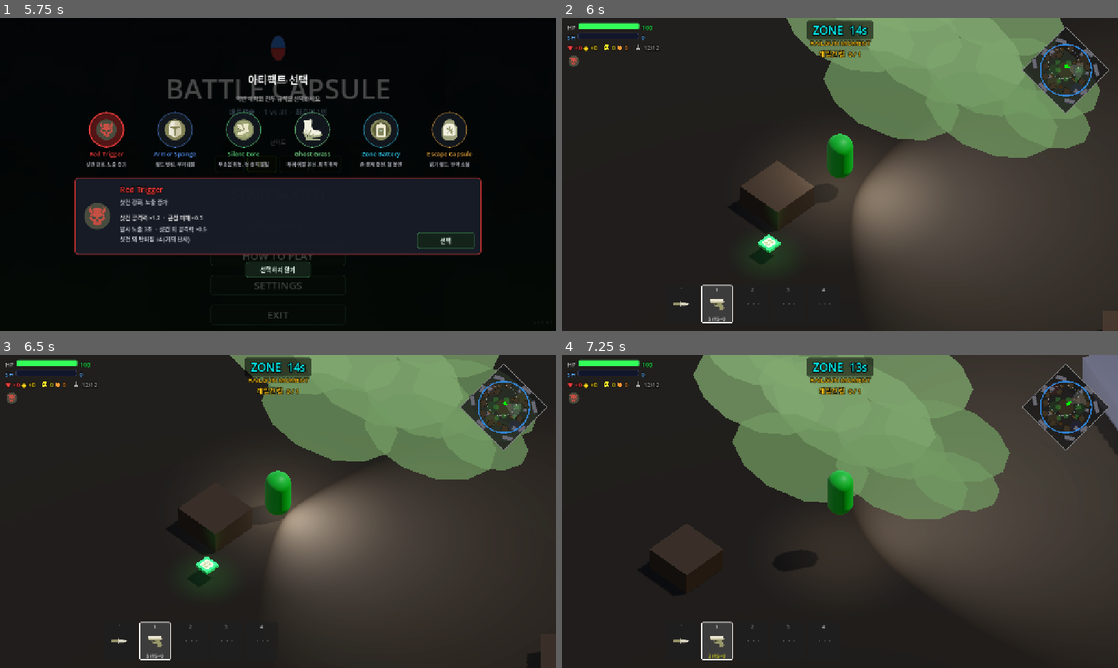
Above: before the commit, frames 1-4 (two rows, left to right).
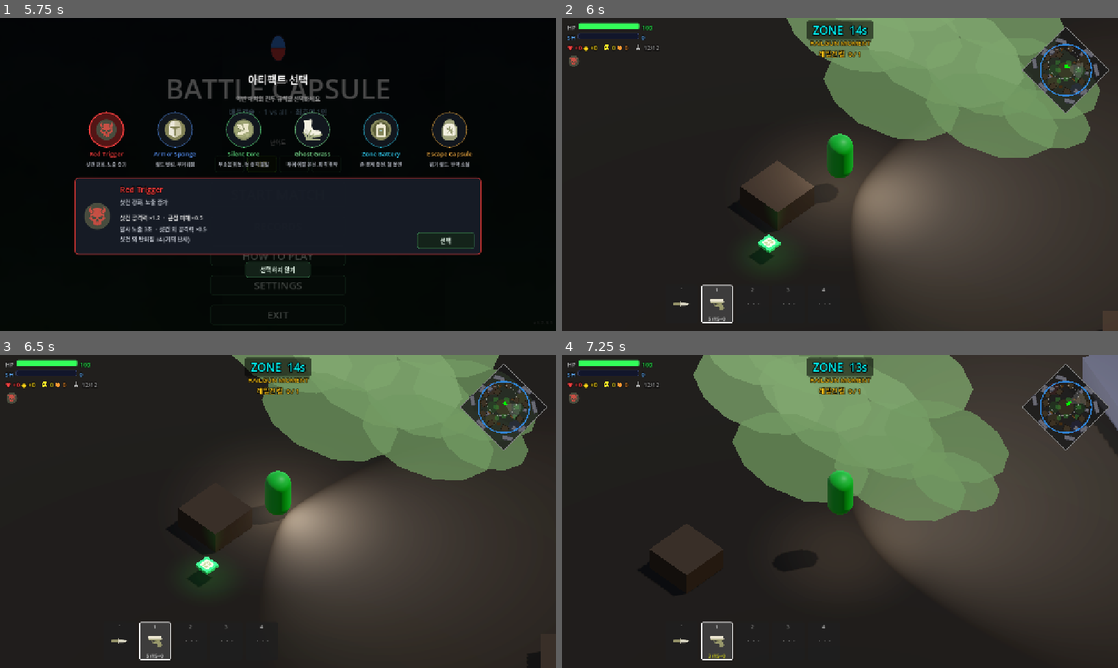
Above: after the commit, the same moments.

Repository: Kyulhee/battle-capsule
Game: Godot game, scene res://src/Main.tscn
The game is run twice, just before and just after one commit, with the same random seed, the same clock (stepped at 60 frames per second) and the same inputs.
Inputs (mouse positions are in pixels of both pictures, inside the frame that each line leads up to):
- Up to frame 1 (5.75 s): click "START MATCH" at 0.5 s; click "START MATCH" at 1.25 s; click "쉬움" at 2 s; click "보통" at 2.75 s; click "어려움" at 3.5 s; click "지옥" at 4.25 s; click "RECORDS" at 5 s
- Up to frame 2 (6 s): click "선택" at 5.75 s
- Up to frame 3 (6.5 s): no input
- Up to frame 4 (7.25 s): tap Enter at 6.5 s; move the mouse to (962, 495) at 6.52 s; press the mouse at (962, 495) at 6.53 s; hold D (ui_right) from 6.53 s (still down); tap Space at 6.77 s

Frame 1 is identical in both runs. In frame 2, 0.1% of the frame differs, in the area x 41-88%, y 0-45%; in frame 3, 0.2%, in the area x 41-95%, y 0-40%; in frame 4, 0.2%.
Error in both runs: Left operand of 'is' is a previously freed instance. (res://src/entities/bot/Bot.gd:1277)

Commit message:
report first acquisition zone context

Diff:
--- a/src/core/Telemetry.gd
+++ b/src/core/Telemetry.gd
@@ -190,6 +190,17 @@
 			"first_target_acquisition_route_band": "none",
 			"first_target_acquisition_nearest_poi_role": "none",
 			"first_target_acquisition_nearest_route_role": "none",
+			"first_target_acquisition_self_poi_role": "none",
+			"first_target_acquisition_self_poi_band": "none",
+			"first_target_acquisition_self_route_role": "none",
+			"first_target_acquisition_self_route_band": "none",
+			"first_target_acquisition_self_nearest_poi_role": "none",
+			"first_target_acquisition_self_nearest_route_role": "none",
+			"first_target_acquisition_spawn_age": -1.0,
+			"first_target_acquisition_zone_distance": -1.0,
+			"first_target_acquisition_zone_radius": -1.0,
+			"first_target_acquisition_zone_ratio": -1.0,
+			"first_target_acquisition_zone_status": "unknown",
 			"first_objective_interrupt_time": -1.0,
 			"first_objective_interrupt_enemy_distance": -1.0,
 			"first_objective_interrupt_objective_distance": -1.0,
@@ -797,7 +808,9 @@
 	source_name: String,
 	state_name: String,
 	target_context: Dictionary,
-	distance: float
+	distance: float,
+	self_context: Dictionary = {},
+	acquisition_context: Dictionary = {}
 ):
 	if not match_in_progress or not _g("doctrine"): return
 	var source_key = source_name.strip_edges().to_lower()
@@ -809,6 +822,9 @@
 	var poi_band := _poi_distance_band(target_context)
 	var route_band := _route_distance_band(target_context)
 	var nearest_route_role := _nearest_route_role_key(target_context, route_band)
+	var self_poi_band := _poi_distance_band(self_context)
+	var self_route_band := _route_distance_band(self_context)
+	var self_nearest_route_role := _nearest_route_role_key(self_context, self_route_band)
 	if _g("pacing") and float(metrics.pacing.first_target_acquisition_time) < 0.0:
 		metrics.pacing.first_target_acquisition_time = _elapsed_seconds()
 		metrics.pacing.first_target_acquisition_source = source_key
@@ -820,6 +836,17 @@
 		metrics.pacing.first_target_acquisition_route_band = route_band
 		metrics.pacing.first_target_acquisition_nearest_poi_role = String(target_context.get("nearest_poi_role", "none"))
 		metrics.pacing.first_target_acquisition_nearest_route_role = nearest_route_role
+		metrics.pacing.first_target_acquisition_self_poi_role = String(self_context.get("poi_role", "none"))
+		metrics.pacing.first_target_acquisition_self_poi_band = self_poi_band
+		metrics.pacing.first_target_acquisition_self_route_role = String(self_context.get("route_role", "none"))
+		metrics.pacing.first_target_acquisition_self_route_band = self_route_band
+		metrics.pacing.first_target_acquisition_self_nearest_poi_role = String(self_context.get("nearest_poi_role", "none"))
+		metrics.pacing.first_target_acquisition_self_nearest_route_role = self_nearest_route_role
+		metrics.pacing.first_target_acquisition_spawn_age = float(acquisition_context.get("spawn_age", -1.0))
+		metrics.pacing.first_target_acquisition_zone_distance = float(acquisition_context.get("zone_distance", -1.0))
+		metrics.pacing.first_target_acquisition_zone_radius = float(acquisition_context.get("zone_radius", -1.0))
+		metrics.pacing.first_target_acquisition_zone_ratio = float(acquisition_context.get("zone_ratio", -1.0))
+		metrics.pacing.first_target_acquisition_zone_status = _normalized_key(String(acquisition_context.get("zone_status", "unknown")), "unknown")
 	_add_bucket_value(metrics.doctrine.target_acquisition_by_source, source_key, 1.0)
 	_add_nested_bucket_value(
 		metrics.doctrine.target_acquisition_state_by_source,
--- a/src/entities/bot/Bot.gd
+++ b/src/entities/bot/Bot.gd
@@ -2023,6 +2023,37 @@
 		return
 	state_timer = 0.0
 
+func _target_acquisition_runtime_context() -> Dictionary:
+	var context := {
+		"spawn_age": _spawn_age,
+		"zone_distance": -1.0,
+		"zone_radius": -1.0,
+		"zone_ratio": -1.0,
+		"zone_status": "unknown",
+	}
+	var main = get_tree().root.get_node_or_null("Main")
+	if not main:
+		return context
+	var zone = main.get("zone")
+	if zone == null:
+		return context
+	var zone_center: Vector2 = zone.current_center
+	var zone_radius := float(zone.current_radius)
+	var self_2d := Vector2(global_position.x, global_position.z)
+	var zone_distance := self_2d.distance_to(zone_center)
+	context["zone_distance"] = zone_distance
+	context["zone_radius"] = zone_radius
+	if zone_radius > 0.0:
+		var zone_ratio := zone_distance / zone_radius
+		context["zone_ratio"] = zone_ratio
+		if zone_distance > zone_radius:
+			context["zone_status"] = "outside"
+		elif zone_ratio >= 0.75:
+			context["zone_status"] = "edge"
+		else:
+			context["zone_status"] = "inside"
+	return context
+
 func _log_target_acquisition(source_name: String, enemy: Entity):
 	if not has_node("/root/Telemetry") or not is_instance_valid(enemy):
 		return
@@ -2034,7 +2065,9 @@
 		source_name,
 		State.keys()[current_state],
 		_strategic_position_context(enemy.global_position),
-		global_position.distance_to(enemy.global_position)
+		global_position.distance_to(enemy.global_position),
+		_strategic_position_context(global_position),
+		_target_acquisition_runtime_context()
 	)
 
 # ─── HELPERS ─────────────────────────────────────────────────────────────────
--- a/tools/verify_pacing_telemetry.gd
+++ b/tools/verify_pacing_telemetry.gd
@@ -46,7 +46,22 @@
 			"nearest_route_role": "primary_choke",
 			"nearest_route_edge_distance": 3.5,
 		},
-		18.5
+		18.5,
+		{
+			"poi_role": "recovery_pocket",
+			"nearest_poi_role": "recovery_pocket",
+			"nearest_poi_edge_distance": 0.0,
+			"route_role": "flank",
+			"nearest_route_role": "flank",
+			"nearest_route_edge_distance": 0.0,
+		},
+		{
+			"spawn_age": 3.25,
+			"zone_distance": 82.0,
+			"zone_radius": 100.0,
+			"zone_ratio": 0.82,
+			"zone_status": "edge",
+		}
 	)
 	tel.log_doctrine_objective_enemy_interrupt(
 		"AGGRESSIVE",
@@ -137,6 +152,30 @@
 	if String(pacing.first_target_acquisition_nearest_route_role) != "primary_choke":
 		tel.free()
 		return _fail("Pacing did not record first target acquisition nearest route role.")
+	if String(pacing.first_target_acquisition_self_poi_role) != "recovery_pocket":
+		tel.free()
+		return _fail("Pacing did not record first target acquisition self POI role.")
+	if String(pacing.first_target_acquisition_self_poi_band) != "inside":
+		tel.free()
+		return _fail("Pacing did not record first target acquisition self POI band.")
+	if String(pacing.first_target_acquisition_self_route_role) != "flank":
+		tel.free()
+		return _fail("Pacing did not record first target acquisition self route role.")
+	if String(pacing.first_target_acquisition_self_route_band) != "on_route":
+		tel.free()
+		return _fail("Pacing did not record first target acquisition self route band.")
+	if String(pacing.first_target_acquisition_self_nearest_route_role) != "flank":
+		tel.free()
+		return _fail("Pacing did not record first target acquisition self nearest route role.")
+	if absf(float(pacing.first_target_acquisition_spawn_age) - 3.25) > 0.001:
+		tel.free()
+		return _fail("Pacing did not record first target acquisition spawn age.")
+	if absf(float(pacing.first_target_acquisition_zone_ratio) - 0.82) > 0.001:
+		tel.free()
+		return _fail("Pacing did not record first target acquisition zone ratio.")
+	if String(pacing.first_target_acquisition_zone_status) != "edge":
+		tel.free()
+		return _fail("Pacing did not record first target acquisition zone status.")
 	if float(pacing.first_objective_interrupt_time) < 0.0:
 		tel.free()
 		return _fail("Pacing did not record first objective interrupt time.")
Not shown, changed: docs/DEVLOG.md
Not shown, changed: docs/HANDOFF.md
Not shown, changed: docs/MASTERPLAN.md
Not shown, changed: docs/TESTING.md
Not shown, changed: tools/analyze_results.py
Not shown, changed: tools/summarize_pacing_baseline.py
